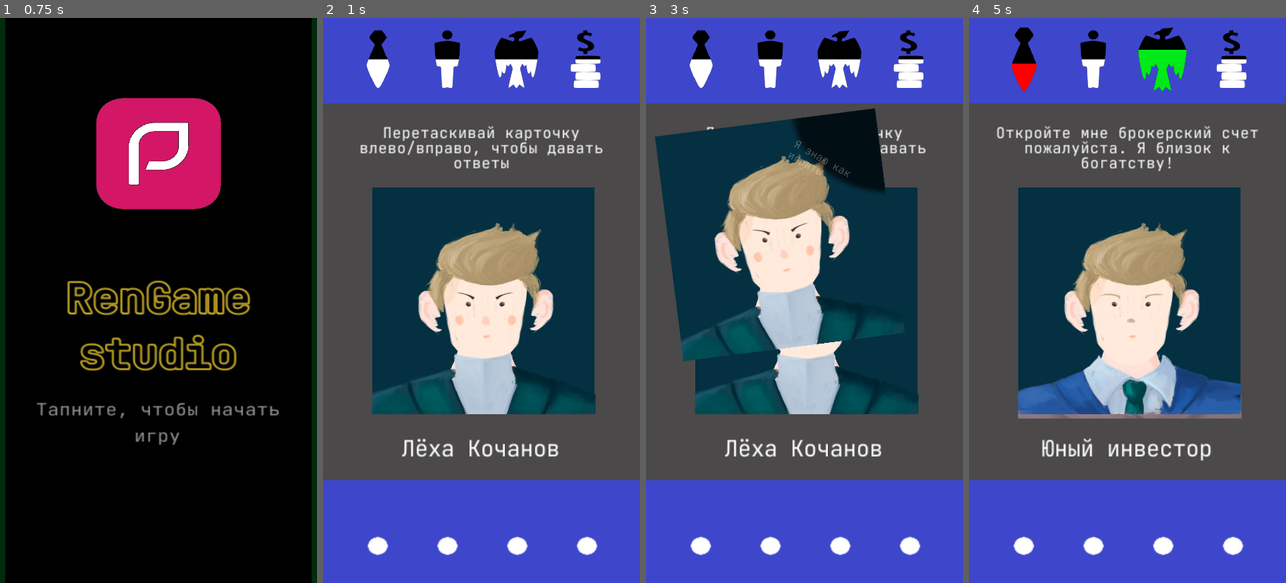
Above: before the commit, frames 1-4 (left to right).
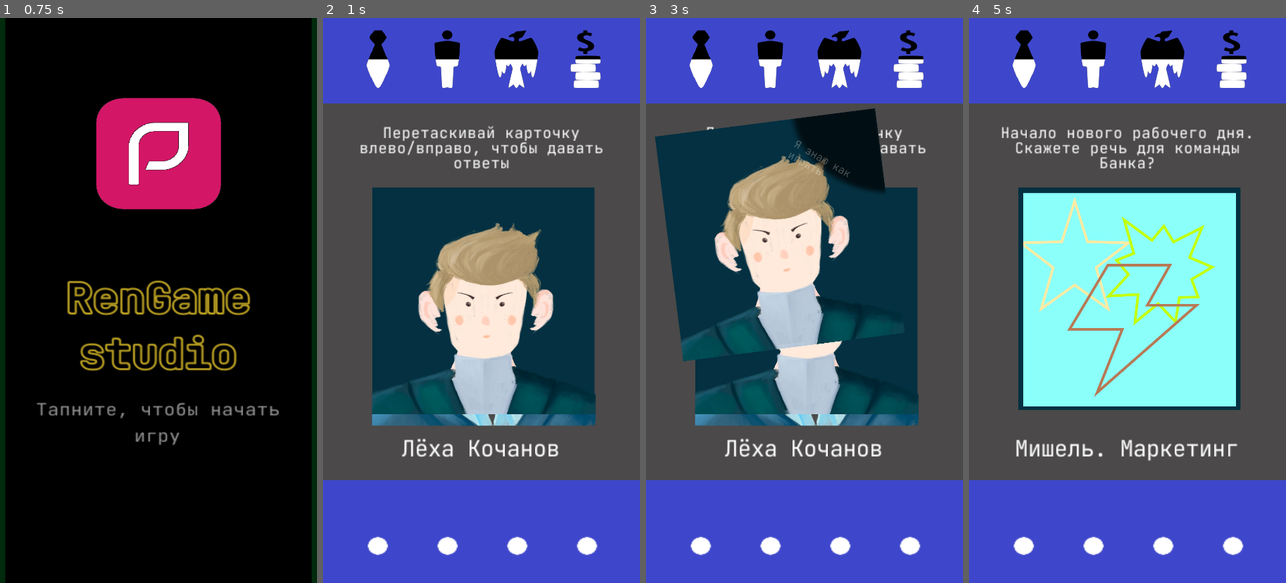
Above: after the commit, the same moments.

Repository: Nothengem/Detectivus
Game: Godot game, scene res://Scenes/StartMenu.tscn
Same seed, same stepped clock (60 frames per second), same inputs: the game is played once before the commit and once after it.
Inputs (mouse positions are in pixels of both pictures, inside the frame that each line leads up to):
- Up to frame 1 (0.75 s): tap Enter at 0.5 s; move the mouse to (228, 272) at 0.52 s; click (228, 272) at 0.67 s
- Up to frame 2 (1 s): no input
- Up to frame 3 (3 s): tap Space at 1.25, 2.75 s; drag from (804, 306) to (788, 413) at 1.27 s; tap Enter at 2 s; move the mouse to (836, 176) at 2.02 s; click (836, 176) at 2.17 s; drag from (788, 413) to (709, 215) at 2.77 s
- Up to frame 4 (5 s): drag from (1127, 306) to (1143, 300) at 3.52 s; tap Enter at 4.25 s; drag from (1032, 215) to (1127, 306) at 4.27 s

Frame 1 is identical in both runs. In frame 2, 1.4% of the frame differs, in the area x 15-86%, y 69-73%; in frame 3, 1.4%; in frame 4, 31%, in the area x 8-92%, y 1-79%.
Error after the commit: Parse Error: Variable "Time" shadows a native class. (res://Scenes/thimbles.gd:5)

Commit message:
закончили мини карты. Начали рулетку

Diff:
--- a/Scenes/Balance.gd
+++ b/Scenes/Balance.gd
@@ -282,25 +282,21 @@
 #ШМАТОК КОДА ДЛЯ ИЗМЕНЕНИЯ БАЛАНСА ПО СТАТУСУ
 
 func StatusFixingVariablesSlotOne():
-	print("fix1")
 	IventSlot1 = Scriptwriter.StatusInfo[2]
 	IventSlot1Speed = Scriptwriter.StatusInfo[4]
 	IventUpSlot1 = Scriptwriter.StatusInfo[5]
 
 func StatusFixingVariablesSlotTwo():
-	print("fix2")
 	IventSlot2 = Scriptwriter.StatusInfo[2]
 	IventSlot2Speed = Scriptwriter.StatusInfo[4]
 	IventUpSlot2 = Scriptwriter.StatusInfo[5]
 
 func StatusFixingVariablesSlotThree():
-	print("fix3")
 	IventSlot3 = Scriptwriter.StatusInfo[2]
 	IventSlot3Speed = Scriptwriter.StatusInfo[4]
 	IventUpSlot3 = Scriptwriter.StatusInfo[5]
 
 func StatusFixingVariablesSlotFour():
-	print("fix4")
 	IventSlot4 = Scriptwriter.StatusInfo[2]
 	IventSlot4Speed = Scriptwriter.StatusInfo[4]
 	IventUpSlot4 = Scriptwriter.StatusInfo[5]
--- a/Scenes/MainScene.gd
+++ b/Scenes/MainScene.gd
@@ -30,7 +30,7 @@
 
 
 func spawn_status():
-	var scene = load("res://Scenes/Dice.tscn")
+	var scene = load("res://Scenes/CharacterControl.tscn")
 	var card = scene.instance()
 	add_child_below_node($Control, card, true)
 
--- /dev/null
+++ b/Scenes/Roulette.tscn
@@ -0,0 +1,30 @@
+[gd_scene load_steps=2 format=2]
+
+[ext_resource path="res://Scenes/MiniCard.tscn" type="PackedScene" id=1]
+
+[node name="Roulette" type="Control"]
+anchor_right = 1.0
+anchor_bottom = 1.0
+rect_pivot_offset = Vector2( 540, 960 )
+mouse_filter = 2
+__meta__ = {
+"_edit_use_anchors_": false
+}
+
+[node name="MiniCard" parent="." instance=ExtResource( 1 )]
+position = Vector2( 1389.16, 1388.06 )
+
+[node name="MiniCard2" parent="." instance=ExtResource( 1 )]
+position = Vector2( 1389.16, 1388.06 )
+
+[node name="MiniCard3" parent="." instance=ExtResource( 1 )]
+position = Vector2( 1389.16, 1388.06 )
+
+[node name="MiniCard4" parent="." instance=ExtResource( 1 )]
+position = Vector2( 1389.16, 1388.06 )
+
+[node name="MiniCard5" parent="." instance=ExtResource( 1 )]
+position = Vector2( 1389.16, 1388.06 )
+
+[node name="MiniCard6" parent="." instance=ExtResource( 1 )]
+position = Vector2( 1300, 1300 )
--- a/Scenes/thimbles.gd
+++ b/Scenes/thimbles.gd
@@ -189,7 +189,6 @@
 	Twee.start()
 	result()
 	get_tree().call_group("BalanceGUI", "change_proportions_ivent_cardmix") #ну на самом деле это не луз. Просто эта функция подходит для выполнения поставленной задачи
-	Scriptwriter.CardChoose = Scriptwriter.NextCardLeft
 	get_tree().call_group("MainScene", "spawn")
 	queue_free()
 
@@ -207,6 +206,6 @@
 			Scriptwriter.Banditism_var = Scriptwriter.Banditism_var + choosen_picture
 		elif BallanceChange == "Money":
 			Scriptwriter.Luck_var = Scriptwriter.Luck_var + choosen_picture
+		Scriptwriter.CardChoose = Scriptwriter.NextCardLeft
 	elif choosen_picture[0] == "Status":
-		Scriptwriter.CardChoose = choosen_picture[2]
-		get_tree().call_group("MainScene", "spawn")
+		Scriptwriter.CardChoose = choosen_picture[1]
--- a/Scriptwriter.gd
+++ b/Scriptwriter.gd
@@ -100,7 +100,7 @@
 		level_composit = "Random" + str(i)
 		level_cards.append(level_composit)
 	level_cards.shuffle()
-	level_cards = ["Random14", "Random15", "Random24", "Random25", "Random26", "Random27", "Random23", "Random22", "Random21", "Random20", "Random21"]
+	level_cards = ["Random28", "Random14", "Random15", "Random24", "Random25", "Random26", "Random27", "Random23", "Random22", "Random21", "Random20", "Random21"]
 	CardImage = level_cards[1]
 
 
Binary file changed: Resources/GFX/mini_cards/MiniCard.jpg
